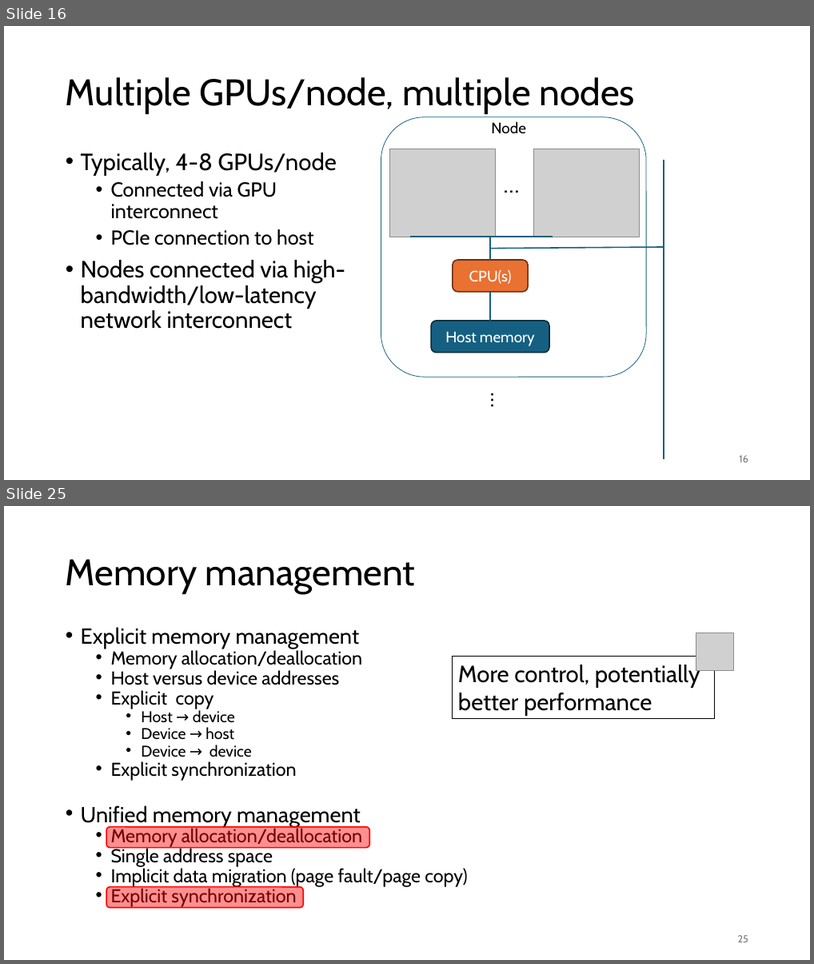
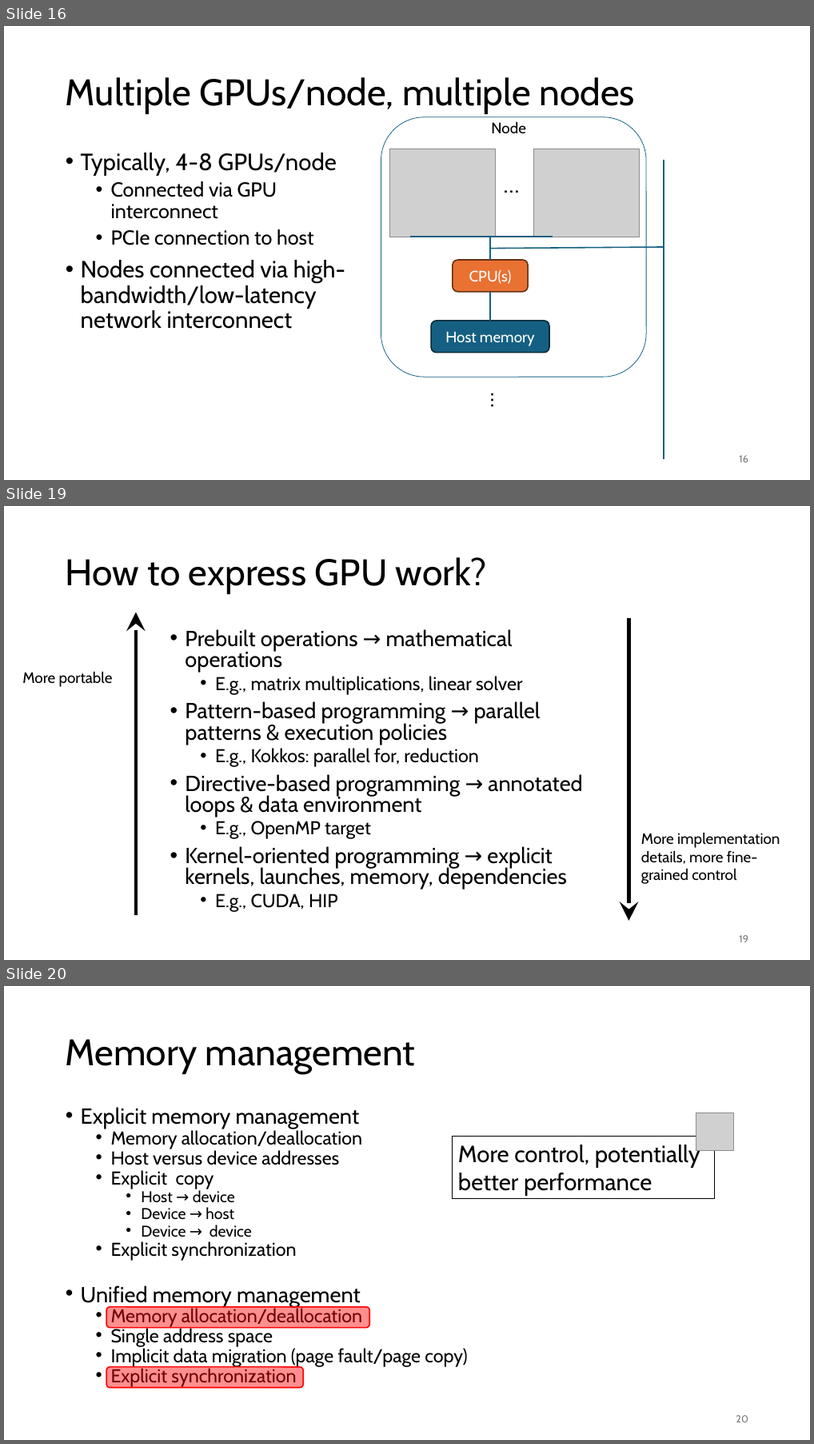
Before and after one commit to gjbex/GPU-programming, a slide deck: gpu_programming.pptx. Shown one above the other, each under a label of ours: slides 16 and 25 before the commit, slides 16, 19 and 20 after it; the slides between them are not shown. The pictures are 814x964 and 814x1444 pixels, drawn with LibreOffice and Linux fonts; fonts in the diff are those of the drawing; grey boxes stand for pictures. Boxes give left, top, right and bottom in pixels: in the first picture for what was removed or moved away, otherwise in the second. Text is boxed around its words. In the diff, an @@ line names an element or a change of style, - is before the commit and + after.

Commit message:
Update programming model slide

```diff
--- a/gpu_programming.pptx
+++ b/gpu_programming.pptx
@@ slide 19 added at <box>4,506,810,960</box>, background #FFFFFF @@
@@ title added at <box>66,557,487,594</box>, 44 pt, text #000000 @@
+How to express GPU work?
@@ arrow added from (136, 915) to (136, 612), #000000 4.5 pt @@
@@ arrow added from (630, 618) to (630, 920), #000000 4.5 pt @@
@@ text added at <box>185,629,582,912</box>, 25.9 pt, text #000000 @@
+• Prebuilt operations → mathematical operations
+  • E.g., matrix multiplications, linear solver
+• Pattern-based programming → parallel patterns & execution policies
+  • E.g., Kokkos: parallel for, reduction
+• Directive-based programming → annotated loops & data environment
+  • E.g., OpenMP target
+• Kernel-oriented programming → explicit kernels, launches, memory, dependencies
+  • E.g., CUDA, HIP
@@ text added at <box>22,671,113,687</box>, 18 pt, text #000000 @@
+More portable
@@ text added at <box>642,832,780,884</box>, 18 pt, text #000000 @@
+More implementation details, more fine-grained control
@@ page number added at <box>739,935,749,942</box>, 12 pt, text #797979 @@
+19
@@ what was slide 25 is now slide 20 @@
@@ page number at <box>736,1415,749,1422</box>: text changed @@
-25
+20
```
Also in this commit, not shown: 3 slides changed, 1 slide removed.
